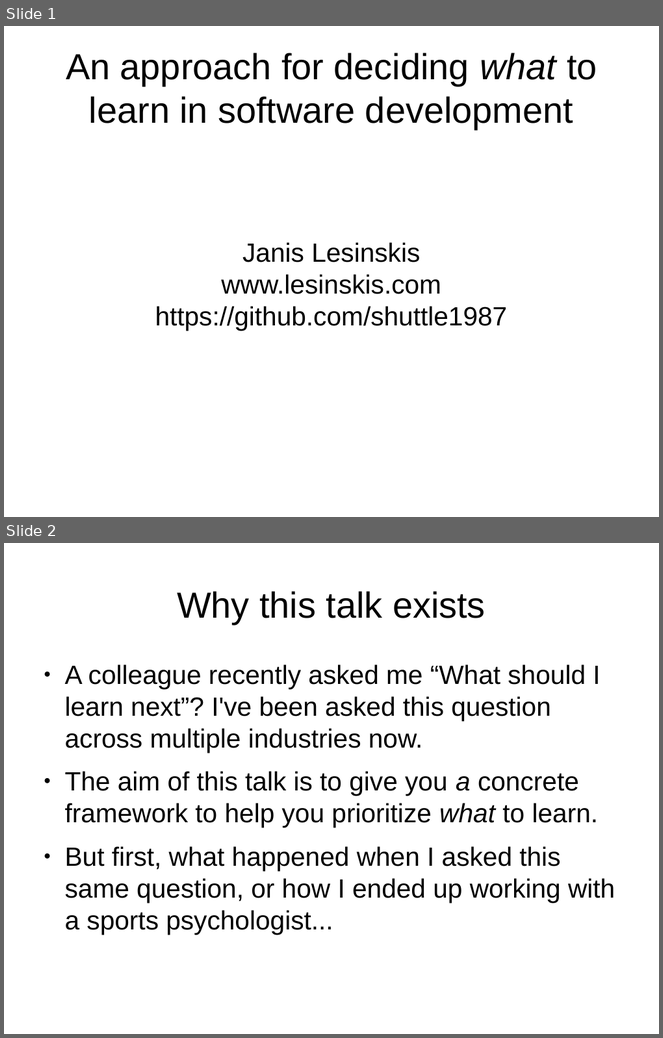
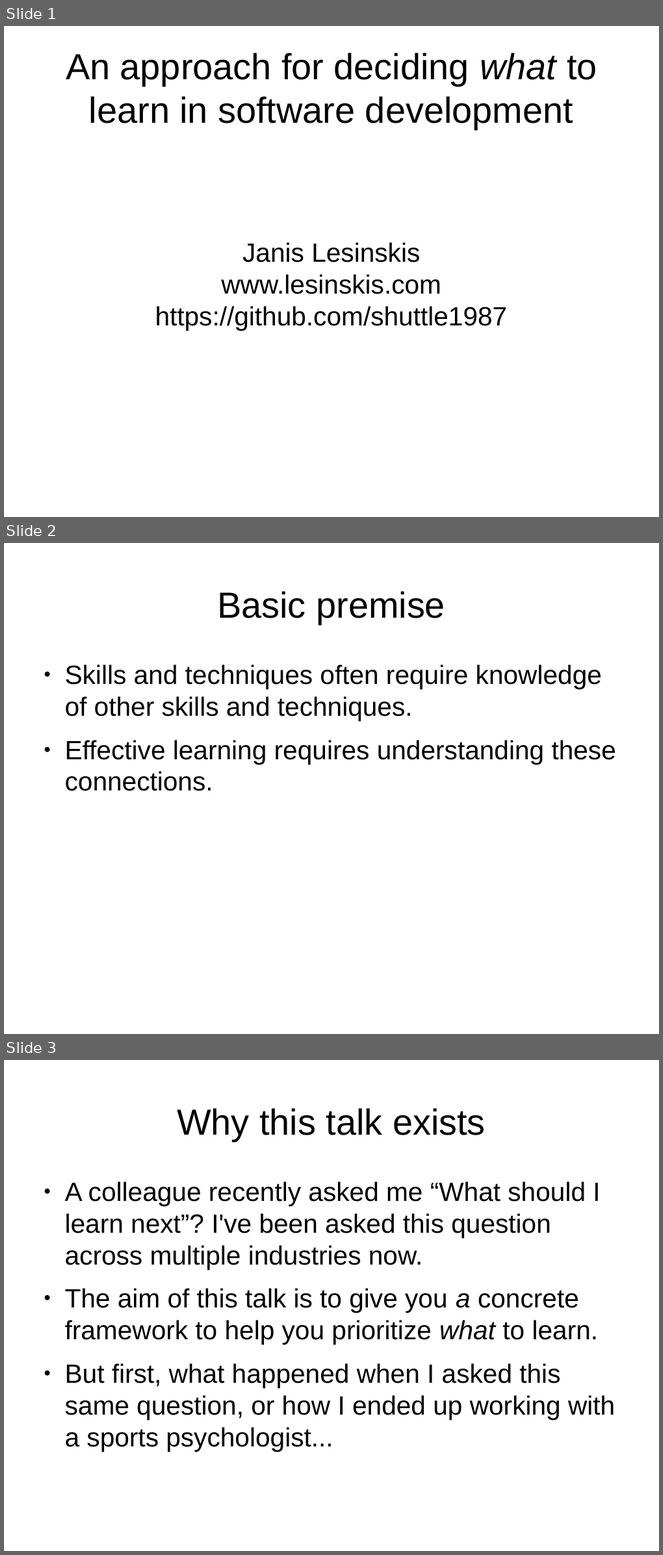
Before and after one commit to shuttle1987/CompCon2016, a slide deck: Slides.odp. Shown one above the other, each under a label of ours: slides 1 and 2 before the commit, slides 1, 2 and 3 after it. The pictures are 663x1038 and 663x1555 pixels, drawn with LibreOffice and Linux fonts; fonts in the diff are those of the drawing. Boxes give left, top, right and bottom in pixels: in the first picture for what was removed or moved away, otherwise in the second. Text is boxed around its words. In the diff, an @@ line names an element or a change of style, - is before the commit and + after.

```diff
--- a/Slides.odp
+++ b/Slides.odp
@@ slide 2 added at box(4, 543, 659, 1034), background #FFFFFF @@
@@ title added at box(217, 591, 445, 624), 44 pt, text #000000 @@
+Basic premise
@@ text added at box(65, 665, 616, 791), 32 pt, text #000000 @@
+● Skills and techniques often require knowledge of other skills and techniques.
+● Effective learning requires understanding these connections.
@@ what was slide 2 is now slide 3 @@
```
Also in this commit, not shown: 1 slide changed, 1 other file.
